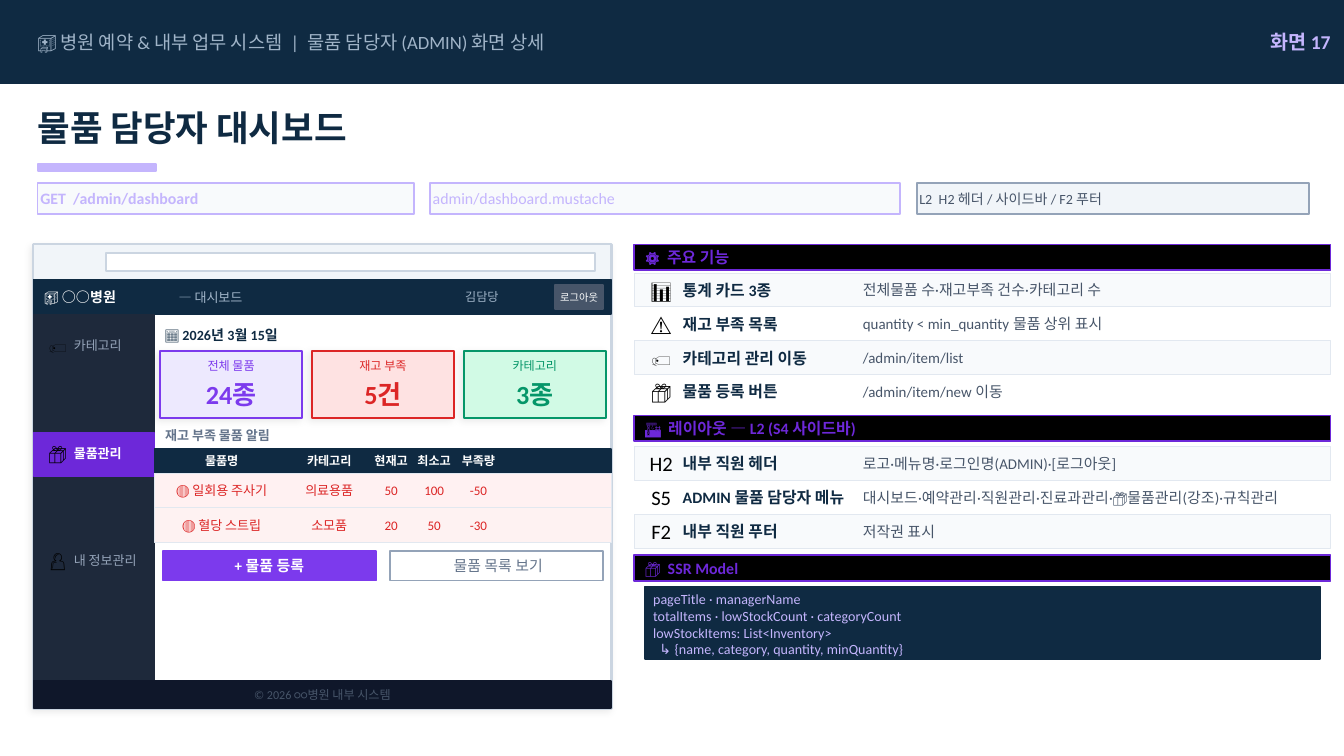
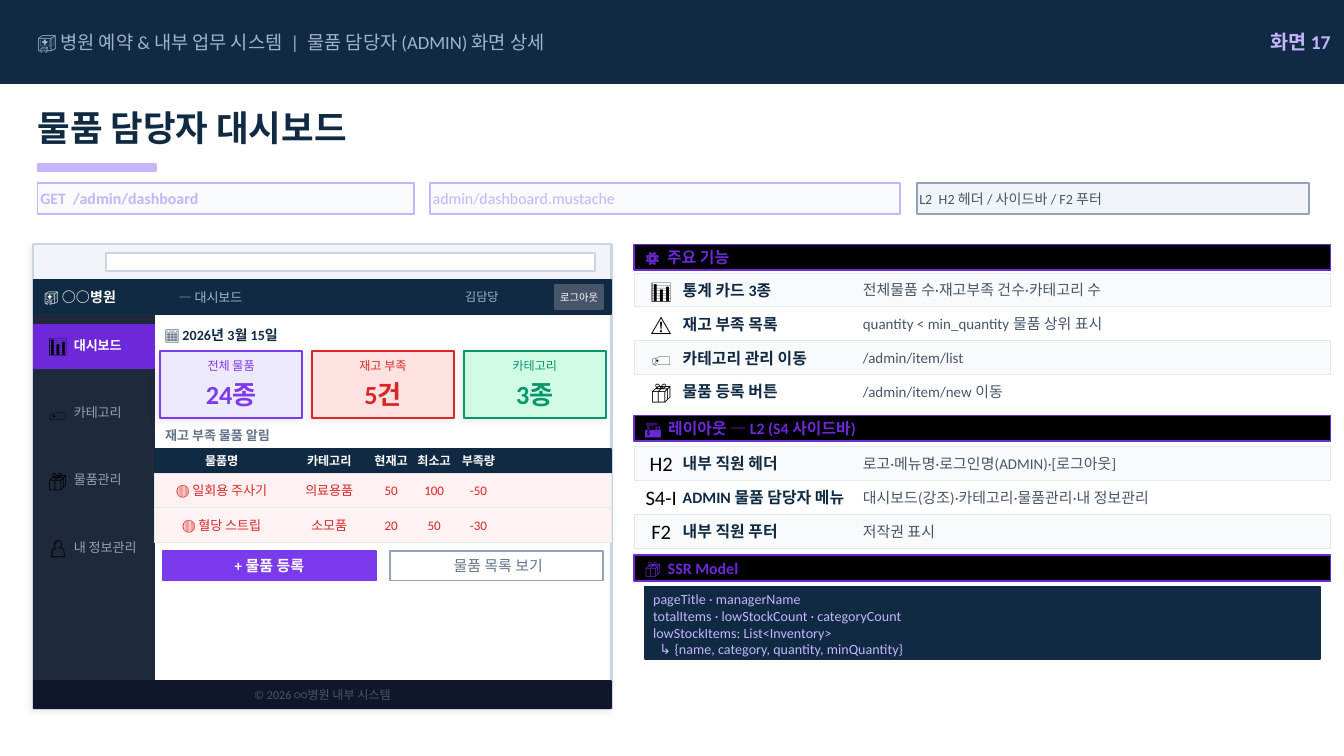
Before and after one commit to proejct-team-alpha/documents, a slide deck: slide 37 of 08_스토리보드/🏥_병원_예약_&_내부_업무_시스템_—_스토리보드.pptx. Drawn at 1344x756 pixels with LibreOffice and Linux fonts; fonts in the diff are those of the drawing. Boxes give left, top, right and bottom in pixels: in the first picture for what was removed or moved away, otherwise in the second. Text is boxed around its words. In the diff, an @@ line names an element or a change of style, - is before the commit and + after.

```diff
--- a/08_스토리보드/🏥_병원_예약_&_내부_업무_시스템_—_스토리보드.pptx
+++ b/08_스토리보드/🏥_병원_예약_&_내부_업무_시스템_—_스토리보드.pptx
@@ rectangle: place and size @@
-rectangle at [34, 433, 155, 476]
+rectangle at [34, 325, 155, 368]
@@ text at [42, 328, 74, 363]: text changed @@
-🏷️
+📊
@@ text added at [74, 339, 122, 351], 7 pt, text #FFFFFF, bold @@
+대시보드
@@ text added at [42, 395, 74, 430], 10 pt, text #000000 @@
+🏷️
@@ text "카테고리": place and size @@
-text "카테고리" at [74, 339, 122, 351]
+text "카테고리" at [74, 406, 122, 418]
@@ text "📦": place and size @@
-text "📦" at [42, 435, 74, 470]
+text "📦" at [42, 462, 74, 497]
@@ text "물품관리": place and size @@
-text "물품관리" at [74, 447, 122, 459]
+text "물품관리" at [74, 473, 122, 485]
@@ text "물품관리" at [74, 473, 122, 485]: text colour #FFFFFF to #94A3B8, bold off @@
@@ text at [646, 491, 677, 505]: text changed @@
-S5
+S4-I
@@ text at [863, 490, 1149, 505]: text changed @@
-대시보드·예약관리·직원관리·진료과관리·📦물품관리(강조)·규칙관리
+대시보드(강조)·카테고리·물품관리·내 정보관리
@@ text "👤": place and size @@
-text "👤" at [42, 543, 74, 578]
+text "👤" at [42, 530, 74, 564]
@@ text "내 정보관리": place and size @@
-text "내 정보관리" at [74, 554, 137, 566]
+text "내 정보관리" at [74, 541, 137, 553]
```
Also in this commit, not shown: 6 other slides changed, 4 slides added, 3 other files.
